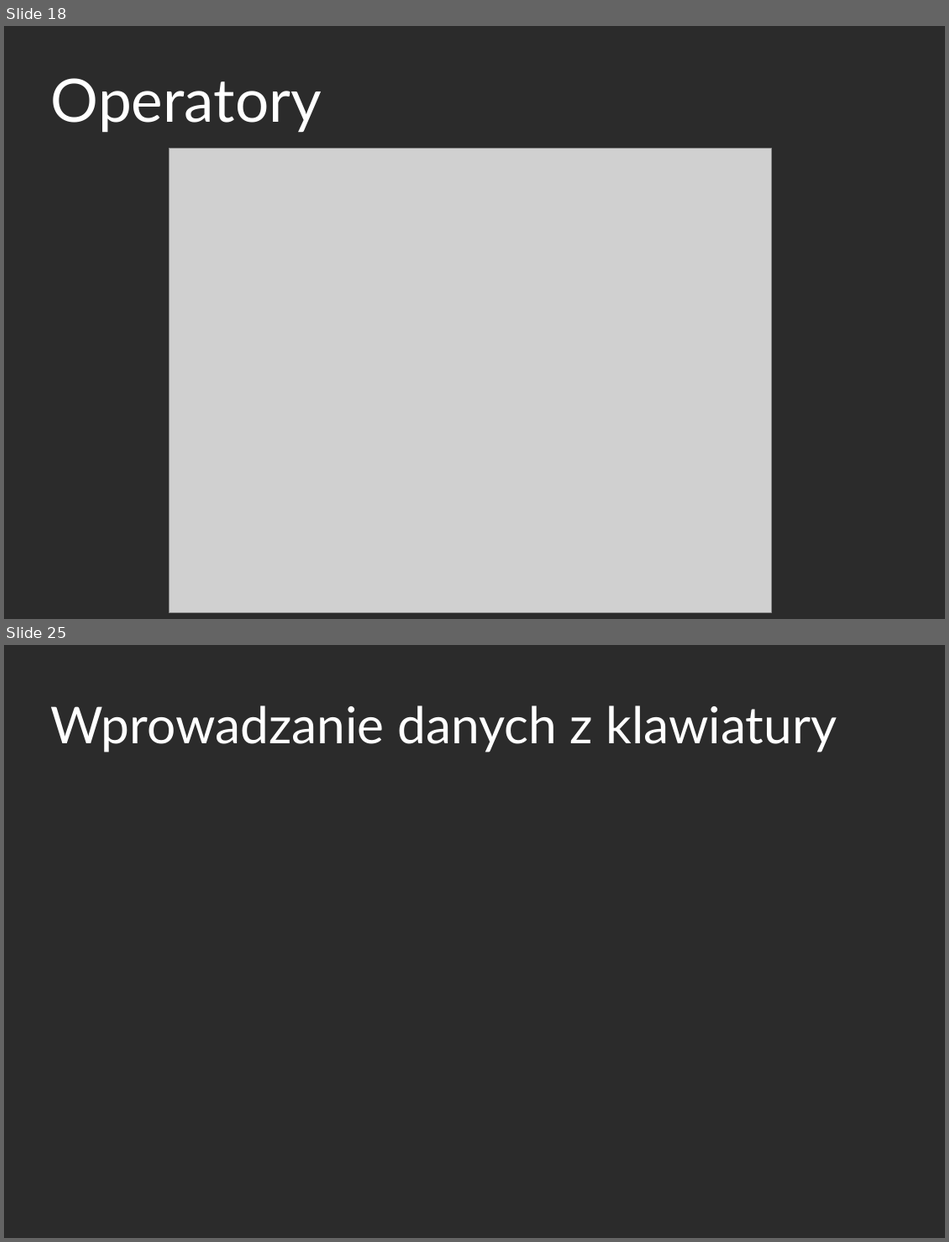
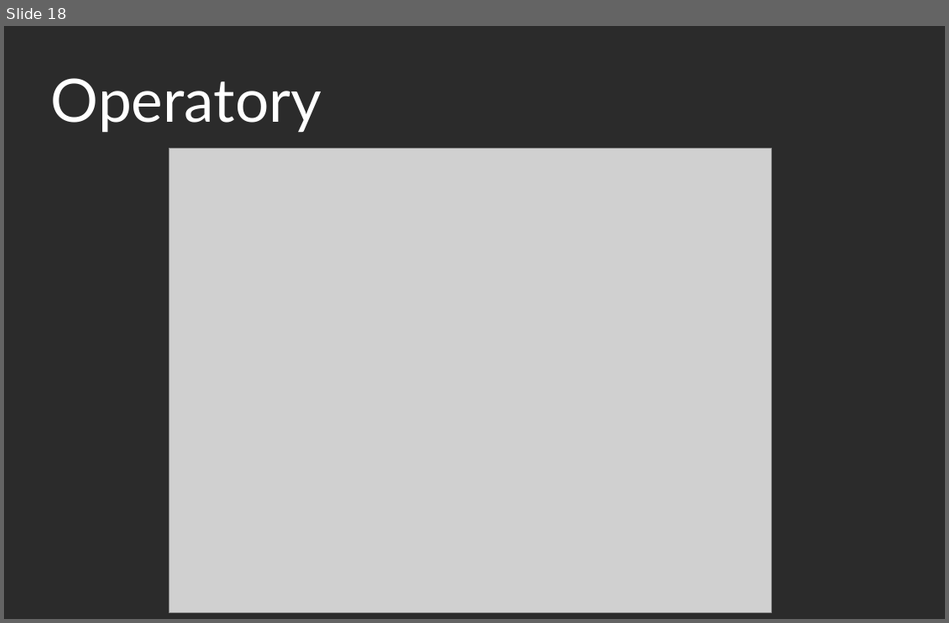
Before and after one commit to mdzidko/java-kurs, a slide deck: prezentacje/java_1.odp. Shown one above the other, each under a label of ours: slides 18 and 25 before the commit, slide 18 after it; the slides between them are not shown. The pictures are 949x1242 and 949x623 pixels, drawn with LibreOffice and Linux fonts; fonts in the diff are those of the drawing; grey boxes stand for pictures; background and template pictures are left out; a plain dark background stands for a picture behind light text. Boxes give left, top, right and bottom in pixels: in the first picture for what was removed or moved away, otherwise in the second. Text is boxed around its words. In the diff, an @@ line names an element or a change of style, - is before the commit and + after.

```diff
--- a/prezentacje/java_1.odp
+++ b/prezentacje/java_1.odp
@@ slide 25 removed at (x1=4, y1=645, x2=945, y2=1238), background picture (left out) @@
@@ title removed at (x1=51, y1=705, x2=836, y2=753) @@
-Wprowadzanie danych z klawiatury
```
Also in this commit, not shown: 3 slides changed, 4 slides added, 5 other slides removed, 2 other files.
